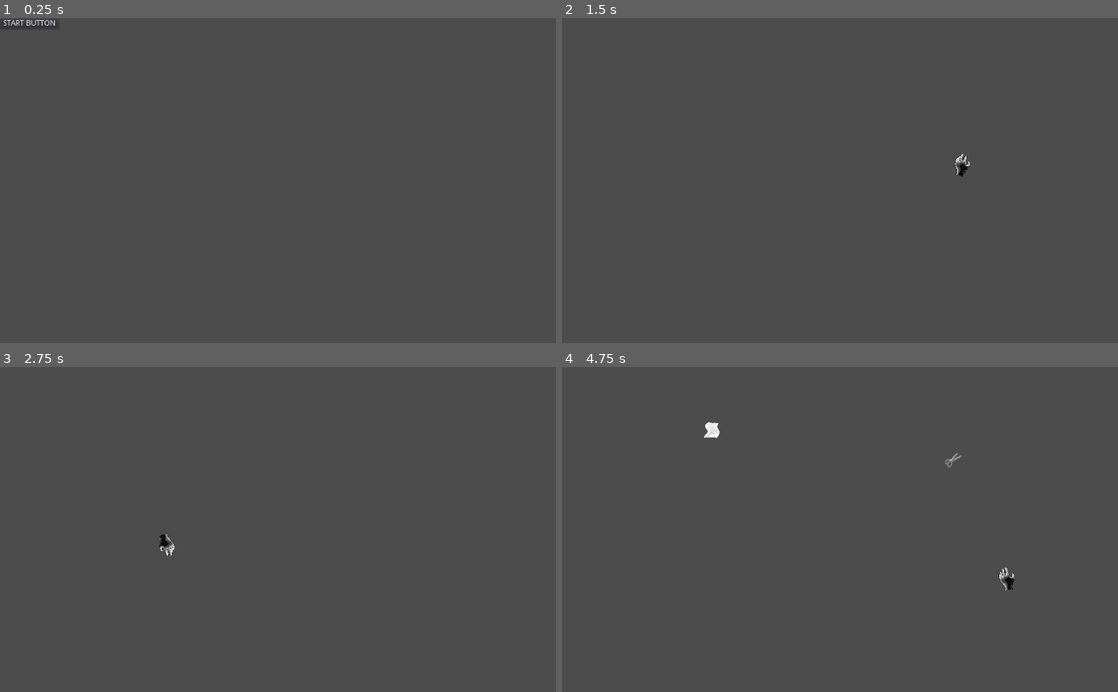
Above: before the commit, frames 1-4 (two rows, left to right).
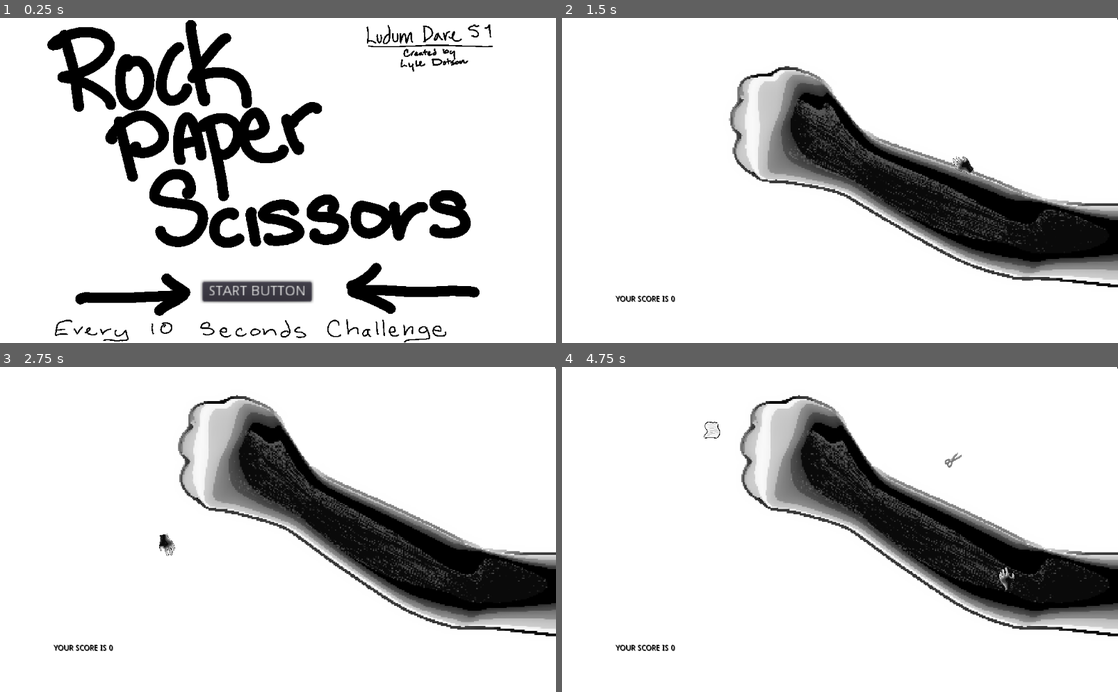
Above: after the commit, the same moments.

Repository: UVCity/game
Game: Godot game, scene res://StartScene/StartScene.tscn
Two runs of this game, one before a commit and one after it. Both use one fixed random seed, a clock stepped at 60 frames per second and the inputs below.
Inputs (mouse positions are in pixels of both pictures, inside the frame that each line leads up to):
- Up to frame 1 (0.25 s): no input
- Up to frame 2 (1.5 s): click "START BUTTON" at 0.5 s; move the mouse to (962, 164) at 1.27 s
- Up to frame 3 (2.75 s): move the mouse to (166, 545) at 2.02 s
- Up to frame 4 (4.75 s): move the mouse to (895, 458) at 2.77 s; move the mouse to (812, 594) at 3.52 s; move the mouse to (1006, 578) at 4.27 s

The runs differ from the first frame. In frame 1, 99% of the frame differs, in the area x 0-100%, y 0-100%; in frame 2, 96%; in frame 3, 96%; in frame 4, 96%.

Commit message:
Fisrt Iteration Stable Game

Diff:
--- /dev/null
+++ b/Project/Audio/Music.tscn
@@ -0,0 +1,11 @@
+[gd_scene load_steps=2 format=2]
+
+[ext_resource path="res://Audio/wowsong.ogg" type="AudioStream" id=1]
+
+[node name="Node" type="Node"]
+
+[node name="AudioStreamPlayer2D" type="AudioStreamPlayer2D" parent="."]
+stream = ExtResource( 1 )
+volume_db = 1.0
+autoplay = true
+attenuation = 6.96441
--- /dev/null
+++ b/Project/BackGroundPlayer/BackGroundPlayer.gd
@@ -0,0 +1,26 @@
+extends AnimatedSprite
+
+var win = ""
+
+func idle():
+	if win == "":
+		set_animation("Idle")
+func Rock():
+	if win == "Rock":
+		set_animation("Rock")
+func Paper():
+	if win == "Paper":
+		set_animation("Paper")
+func Scissors():
+	if win == "Scissors":
+		set_animation("Scissors")
+
+func playAnimiation():
+	idle()
+	Rock()
+	Paper()
+	Scissors()
+
+
+func _process(_delta):
+	playAnimiation()
--- /dev/null
+++ b/Project/BackGroundPlayer/BackGroundPlayer.tscn
@@ -0,0 +1,53 @@
+[gd_scene load_steps=21 format=2]
+
+[ext_resource path="res://BackGroundPlayer/Hand_Rock_002.png" type="Texture" id=1]
+[ext_resource path="res://BackGroundPlayer/Hand_Rock_003.png" type="Texture" id=2]
+[ext_resource path="res://BackGroundPlayer/Hand_Rock_004.png" type="Texture" id=3]
+[ext_resource path="res://BackGroundPlayer/Hand_Rock_001.png" type="Texture" id=4]
+[ext_resource path="res://BackGroundPlayer/Hand_Rock_005.png" type="Texture" id=5]
+[ext_resource path="res://BackGroundPlayer/Hand_Rock_000.png" type="Texture" id=6]
+[ext_resource path="res://BackGroundPlayer/BackGroundPlayer.gd" type="Script" id=7]
+[ext_resource path="res://BackGroundPlayer/Hand_Paper_001.png" type="Texture" id=8]
+[ext_resource path="res://BackGroundPlayer/Hand_Paper_002.png" type="Texture" id=9]
+[ext_resource path="res://BackGroundPlayer/Hand_Paper_000.png" type="Texture" id=10]
+[ext_resource path="res://BackGroundPlayer/Hand_Paper_003.png" type="Texture" id=11]
+[ext_resource path="res://BackGroundPlayer/Hand_Scissors_003.png" type="Texture" id=12]
+[ext_resource path="res://BackGroundPlayer/Hand_Scissors_002.png" type="Texture" id=13]
+[ext_resource path="res://BackGroundPlayer/Hand_Paper_004.png" type="Texture" id=14]
+[ext_resource path="res://BackGroundPlayer/Hand_Paper_005.png" type="Texture" id=15]
+[ext_resource path="res://BackGroundPlayer/Hand_Scissors_001.png" type="Texture" id=16]
+[ext_resource path="res://BackGroundPlayer/Hand_Scissors_005.png" type="Texture" id=17]
+[ext_resource path="res://BackGroundPlayer/Hand_Scissors_000.png" type="Texture" id=18]
+[ext_resource path="res://BackGroundPlayer/Hand_Scissors_004.png" type="Texture" id=19]
+
+[sub_resource type="SpriteFrames" id=1]
+animations = [ {
+"frames": [ ExtResource( 6 ), ExtResource( 4 ), ExtResource( 1 ), ExtResource( 2 ), ExtResource( 3 ), ExtResource( 5 ), ExtResource( 3 ), ExtResource( 2 ), ExtResource( 1 ), ExtResource( 4 ) ],
+"loop": true,
+"name": "Idle",
+"speed": 10.0
+}, {
+"frames": [ ExtResource( 10 ), ExtResource( 8 ), ExtResource( 9 ), ExtResource( 11 ), ExtResource( 11 ), ExtResource( 14 ), ExtResource( 14 ), ExtResource( 15 ), ExtResource( 15 ), ExtResource( 15 ), ExtResource( 14 ), ExtResource( 11 ), ExtResource( 9 ), ExtResource( 8 ), ExtResource( 10 ), ExtResource( 10 ) ],
+"loop": true,
+"name": "Paper",
+"speed": 5.0
+}, {
+"frames": [ ExtResource( 1 ), ExtResource( 2 ), ExtResource( 3 ), ExtResource( 5 ), ExtResource( 3 ), ExtResource( 3 ), ExtResource( 3 ), ExtResource( 3 ), ExtResource( 5 ), ExtResource( 5 ), ExtResource( 3 ), ExtResource( 3 ), ExtResource( 2 ) ],
+"loop": true,
+"name": "Rock",
+"speed": 5.0
+}, {
+"frames": [ ExtResource( 18 ), ExtResource( 16 ), ExtResource( 13 ), ExtResource( 12 ), ExtResource( 19 ), ExtResource( 17 ), ExtResource( 17 ), ExtResource( 17 ), ExtResource( 19 ), ExtResource( 19 ), ExtResource( 19 ), ExtResource( 12 ), ExtResource( 12 ), ExtResource( 13 ), ExtResource( 16 ), ExtResource( 18 ) ],
+"loop": true,
+"name": "Scissors",
+"speed": 5.0
+} ]
+
+[node name="BackgroundPlayer" type="AnimatedSprite"]
+position = Vector2( 512, 300 )
+scale = Vector2( 2.32727, 2.34375 )
+frames = SubResource( 1 )
+animation = "Rock"
+frame = 4
+playing = true
+script = ExtResource( 7 )
--- a/Project/MainScene/GameRules.gd
+++ b/Project/MainScene/GameRules.gd
@@ -5,6 +5,8 @@
 
 export var points = 0
 
+onready var _score = $RichTextLabel
+onready var _Background = $BackgroundPlayer
 onready var _player = $PlayersHand
 onready var _endTime = $Timer10
 onready var _winTime = $Timer2
@@ -28,11 +30,13 @@
 		_winTime.start()
 		win = _rockpaperscissors(rand())
 		_player.win = win
+		_Background.win = win
 
 func _on_Timer2_timeout():
 	if badNullpointerFunction() == true:
 		win = ""
 		_player.win = win
+		_Background.win = win
 		_winTime.stop()
 
 func win_or_loose():
@@ -59,10 +63,14 @@
 		win = ""
 
 func play():
+	score()
 	if badNullpointerFunction() == true:
 		you_win()
+
+func score():
+	_score.set_text("YOUR SCORE IS " + str(points))
 
 
 func _process(_delts):
 	play()
-	print(win , points)
+	#print(win , points)
--- a/Project/MainScene/MainScene.tscn
+++ b/Project/MainScene/MainScene.tscn
@@ -1,16 +1,30 @@
-[gd_scene load_steps=6 format=2]
+[gd_scene load_steps=8 format=2]
 
 [ext_resource path="res://MainScene/MainScene.gd" type="Script" id=1]
 [ext_resource path="res://MainScene/GameRules.gd" type="Script" id=2]
 [ext_resource path="res://PlayersHand/PlayersHand.tscn" type="PackedScene" id=3]
 [ext_resource path="res://SpawnNodes/SpawnNodes.tscn" type="PackedScene" id=4]
 [ext_resource path="res://Wall/Wall.tscn" type="PackedScene" id=5]
+[ext_resource path="res://BackGroundPlayer/BackGroundPlayer.tscn" type="PackedScene" id=6]
+[ext_resource path="res://Audio/Music.tscn" type="PackedScene" id=7]
 
 [node name="MainScene" type="Node2D"]
 script = ExtResource( 1 )
 
 [node name="GameRules" type="Node" parent="."]
 script = ExtResource( 2 )
+
+[node name="RichTextLabel" type="Label" parent="GameRules"]
+margin_left = 99.0
+margin_top = 512.0
+margin_right = 139.0
+margin_bottom = 552.0
+custom_colors/font_color = Color( 0, 0, 0, 1 )
+custom_colors/font_outline_modulate = Color( 0, 0, 0, 1 )
+custom_colors/font_color_shadow = Color( 0, 0, 0, 1 )
+
+[node name="BackgroundPlayer" parent="GameRules" instance=ExtResource( 6 )]
+frame = 9
 
 [node name="Timer10" type="Timer" parent="GameRules"]
 wait_time = 10.0
@@ -116,5 +130,7 @@
 
 [node name="PlayersHand" parent="GameRules" instance=ExtResource( 3 )]
 
+[node name="Node" parent="GameRules" instance=ExtResource( 7 )]
+
 [connection signal="timeout" from="GameRules/Timer10" to="GameRules" method="_on_Timer10_timeout"]
 [connection signal="timeout" from="GameRules/Timer2" to="GameRules" method="_on_Timer2_timeout"]
--- a/Project/PlayersHand/PlayersHand.gd
+++ b/Project/PlayersHand/PlayersHand.gd
@@ -5,23 +5,21 @@
 var loose = ""
 
 func endgame(_animation):
-	if win == "":
-		if _animation == "Rock":
-			loose = ("rock")
-			queue_free()
-		elif _animation == "Paper":
-			loose = ("paper")
-			queue_free()
-		elif _animation == "Scissors":
-			loose = ("scissors")
-			queue_free()
-	else:
+	if win == "Rock":
 		if _animation == "Rock":
 			win = ("rock_wins")
-		elif _animation == "Paper":
+
+	elif win == "Paper":
+		if _animation == "Paper":
 			win = ("paper_wins")
-		elif _animation == "Scissors":
+
+	elif win == "Scissors":
+		if _animation == "Scissors":
 			win = ("scissors_wins")
+
+	else:
+		queue_free()
+
 
 func _physics_process(_delta:float)->void:
 	look_at(get_global_mouse_position())
--- a/Project/PlayersHand/PlayersHand.tscn
+++ b/Project/PlayersHand/PlayersHand.tscn
@@ -38,5 +38,5 @@
 [node name="AnimatedSprite" type="AnimatedSprite" parent="." groups=["Player"]]
 scale = Vector2( 0.333, 0.333 )
 frames = SubResource( 1 )
-frame = 7
+frame = 6
 playing = true
--- a/Project/StartScene/StartScene.tscn
+++ b/Project/StartScene/StartScene.tscn
@@ -1,13 +1,30 @@
-[gd_scene load_steps=2 format=2]
+[gd_scene load_steps=4 format=2]
 
 [ext_resource path="res://StartScene/StartScene.gd" type="Script" id=1]
+[ext_resource path="res://StartScene/Cover.png" type="Texture" id=2]
+
+[sub_resource type="SpriteFrames" id=1]
+animations = [ {
+"frames": [ ExtResource( 2 ) ],
+"loop": true,
+"name": "default",
+"speed": 5.0
+} ]
 
 [node name="StartScene" type="Node2D"]
 script = ExtResource( 1 )
 
+[node name="AnimatedSprite" type="AnimatedSprite" parent="."]
+position = Vector2( 505, 298 )
+scale = Vector2( 0.384334, 0.379226 )
+frames = SubResource( 1 )
+
 [node name="Button" type="Button" parent="."]
-margin_right = 12.0
-margin_bottom = 20.0
+margin_left = 373.0
+margin_top = 487.0
+margin_right = 481.0
+margin_bottom = 507.0
+rect_scale = Vector2( 1.86337, 1.81728 )
 text = "START BUTTON"
 icon_align = 1
 
--- a/Project/project.godot
+++ b/Project/project.godot
@@ -14,6 +14,10 @@
 run/main_scene="res://StartScene/StartScene.tscn"
 config/icon="res://icon.png"
 
+[global]
+
+render=false
+
 [gui]
 
 common/drop_mouse_on_gui_input_disabled=true
@@ -24,4 +28,5 @@
 
 [rendering]
 
+environment/default_clear_color=Color( 1, 1, 1, 1 )
 environment/default_environment="res://default_env.tres"
Not shown, added: Project/Audio/wowsong.ogg.import
Not shown, added: Project/Audio/wowsong.wav.import
Binary file added: Project/BackGroundPlayer/Hand_Paper_000.png
Not shown, added: Project/BackGroundPlayer/Hand_Paper_000.png.import
Binary file added: Project/BackGroundPlayer/Hand_Paper_001.png
Not shown, added: Project/BackGroundPlayer/Hand_Paper_001.png.import
Binary file added: Project/BackGroundPlayer/Hand_Paper_002.png
Not shown, added: Project/BackGroundPlayer/Hand_Paper_002.png.import
Binary file added: Project/BackGroundPlayer/Hand_Paper_003.png
Not shown, added: Project/BackGroundPlayer/Hand_Paper_003.png.import
Binary file added: Project/BackGroundPlayer/Hand_Paper_004.png
Not shown, added: Project/BackGroundPlayer/Hand_Paper_004.png.import
(and 44 more such lines)
